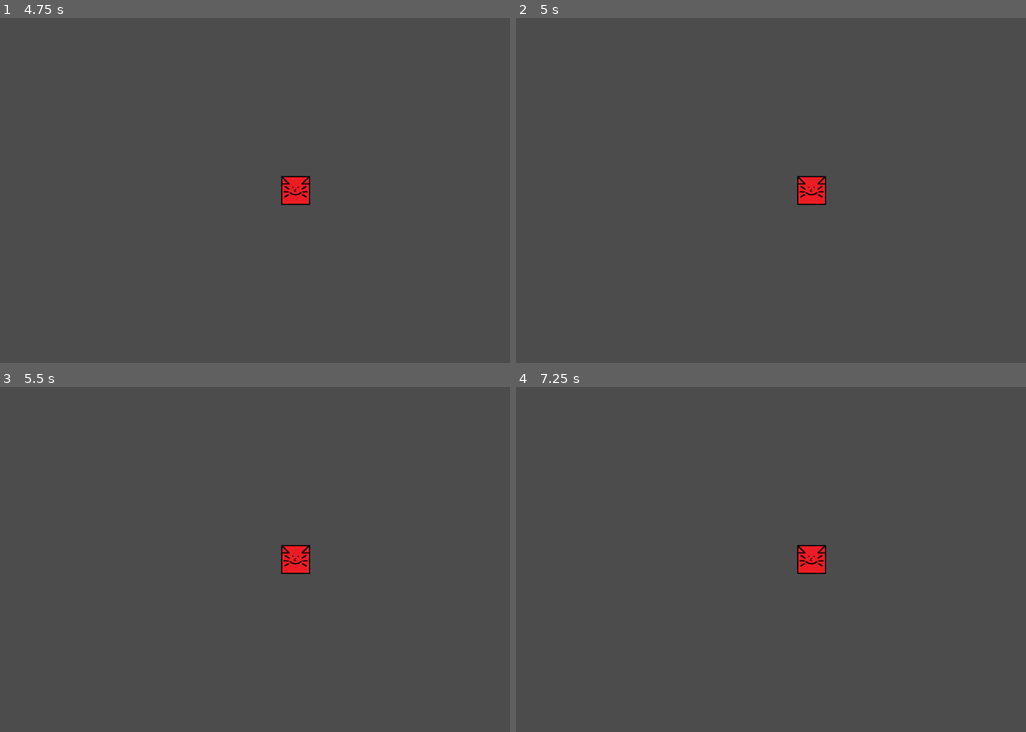
Above: before the commit, frames 1-4 (two rows, left to right).
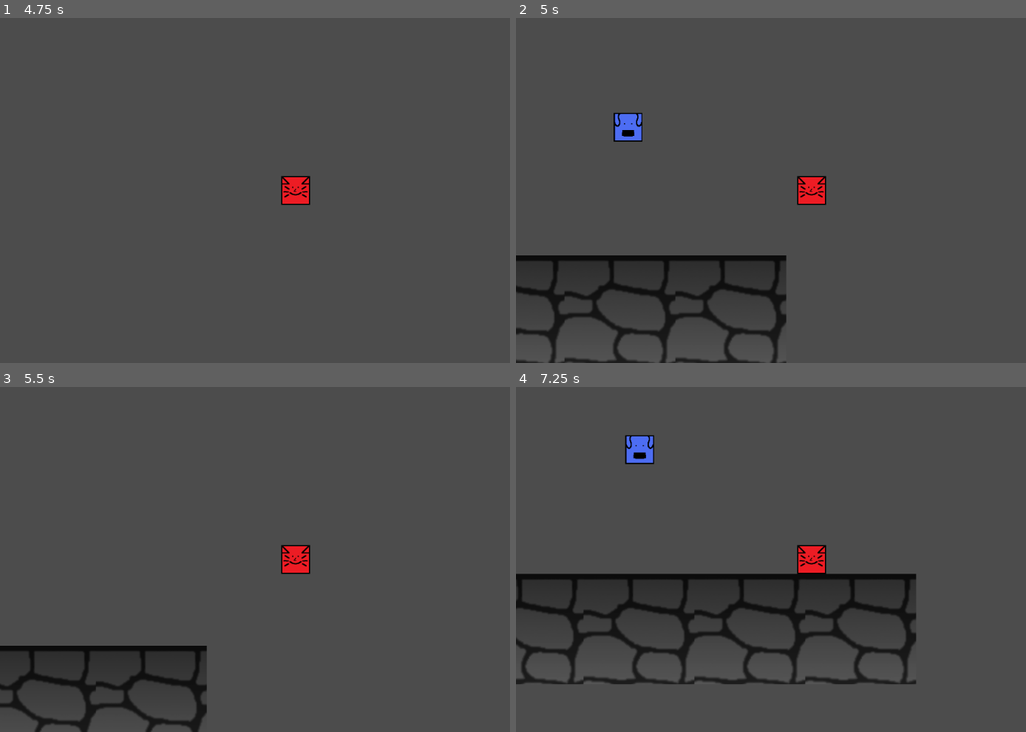
Above: after the commit, the same moments.

Repository: Pyro569/Stranded-in-the-Sewers
Game: Godot game, scene res://Game.tscn
Same seed, same stepped clock (60 frames per second), same inputs: the game is played once before the commit and once after it.
Inputs:
- Up to frame 1 (4.75 s): hold Left (move_left2) 0.53-1.28 s; hold D (move_right) 0.53-2.03 s; tap W (move_up) at 0.77, 1.52, 3.02, 3.77, 4.52 s; tap Right (move_right2) at 1.35 s; hold A (move_left) 2.03-2.78 s; hold Up (move_up2) 2.03-2.78 s; hold D (move_right) 2.78-4.28 s; tap Left (move_left2) at 2.85 s; hold Right (move_right2) 3.53-4.28 s; hold A (move_left) from 4.28 s (still down); tap Up (move_up2) at 4.35 s
- Up to frame 2 (5 s): keep holding A (move_left)
- Up to frame 3 (5.5 s): release A (move_left) at 5.03 s; hold D (move_right) from 5.03 s (still down); hold Left (move_left2) from 5.03 s (still down)
- Up to frame 4 (7.25 s): release D (move_right) at 5.78 s; release Left (move_left2) at 5.78 s; hold A (move_left) from 5.78 s (still down); tap Right (move_right2) at 5.85 s; tap W (move_up) at 6.02, 6.77 s; hold Up (move_up2) from 6.53 s (still down)

Frame 1 is identical in both runs. In frame 2, 7.6% of the frame differs, in the area x 0-54%, y 27-100%; in frame 3, 5.0%; in frame 4, 11%, in the area x 0-79%, y 13-87%.

Commit message:
respawn
no more endless void falling

Diff:
--- a/Assets/Scripts/Player.gd
+++ b/Assets/Scripts/Player.gd
@@ -12,6 +12,11 @@
 var RightDown = false
 var LeftDown = false
 var UpDown = false
+
+func _process(delta):
+	#print(position.y)
+	if position.y > 1000:
+		position.y = 0
 
 func _physics_process(delta):
 	if RightDown:
@@ -32,5 +37,5 @@
 	if is_on_floor():
 		velocity.y = 0
 
-	print("X Velocity: " + String(velocity.x))
-	print("Y Velocity: " + String(velocity.y))
+	#print("X Velocity: " + String(velocity.x))
+	#print("Y Velocity: " + String(velocity.y))
